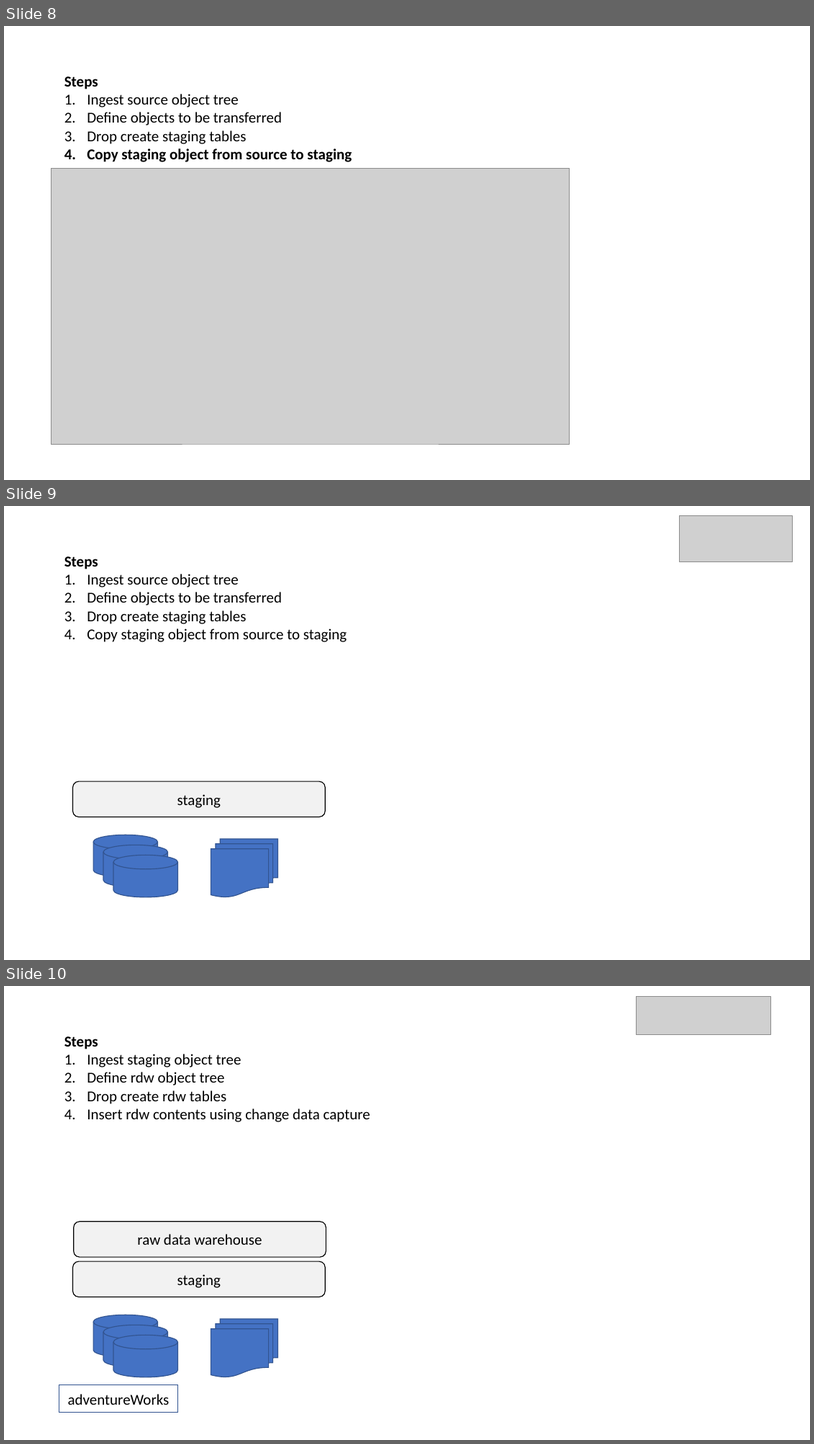
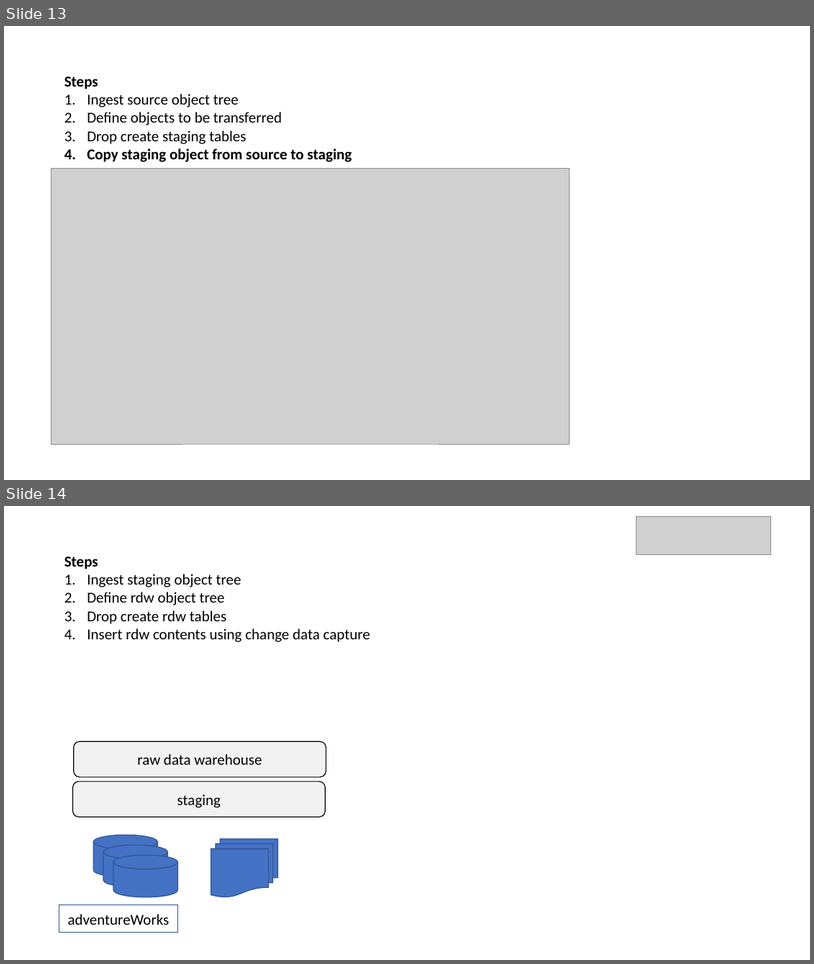
Before and after one commit to basvdberg/BETL, a slide deck: image/dwa_sas_vs_microsoft.pptx. Shown one above the other, each under a label of ours: slides 8, 9 and 10 before the commit, slides 13 and 14 after it. The pictures are 814x1444 and 814x964 pixels, drawn with LibreOffice and Linux fonts; fonts in the diff are those of the drawing; grey boxes stand for pictures. Boxes give left, top, right and bottom in pixels: in the first picture for what was removed or moved away, otherwise in the second. Text is boxed around its words. In the diff, an @@ line names an element or a change of style, - is before the commit and + after.

```diff
--- a/image/dwa_sas_vs_microsoft.pptx
+++ b/image/dwa_sas_vs_microsoft.pptx
@@ slide 9 removed at (4,506,810,960), background #FFFFFF @@
@@ picture removed at (680,515,793,561) @@
@@ text removed at (64,556,347,642) @@
-Steps
-1. Ingest source object tree
-2. Define objects to be transferred
-3. Drop create staging tables
-4. Copy staging object from source to staging
@@ rounded rectangle removed at (73,781,325,817) @@
-staging
@@ cylinder removed at (93,834,157,877) @@
@@ cylinder removed at (103,845,167,887) @@
@@ flow chart multidocument removed at (211,839,278,897) @@
@@ cylinder removed at (113,855,178,898) @@
@@ what was slide 8 is now slide 13 @@
@@ what was slide 10 is now slide 14 @@
```
Also in this commit, not shown: 7 slides changed, 12 slides added, 9 other slides removed, 2 other files.
